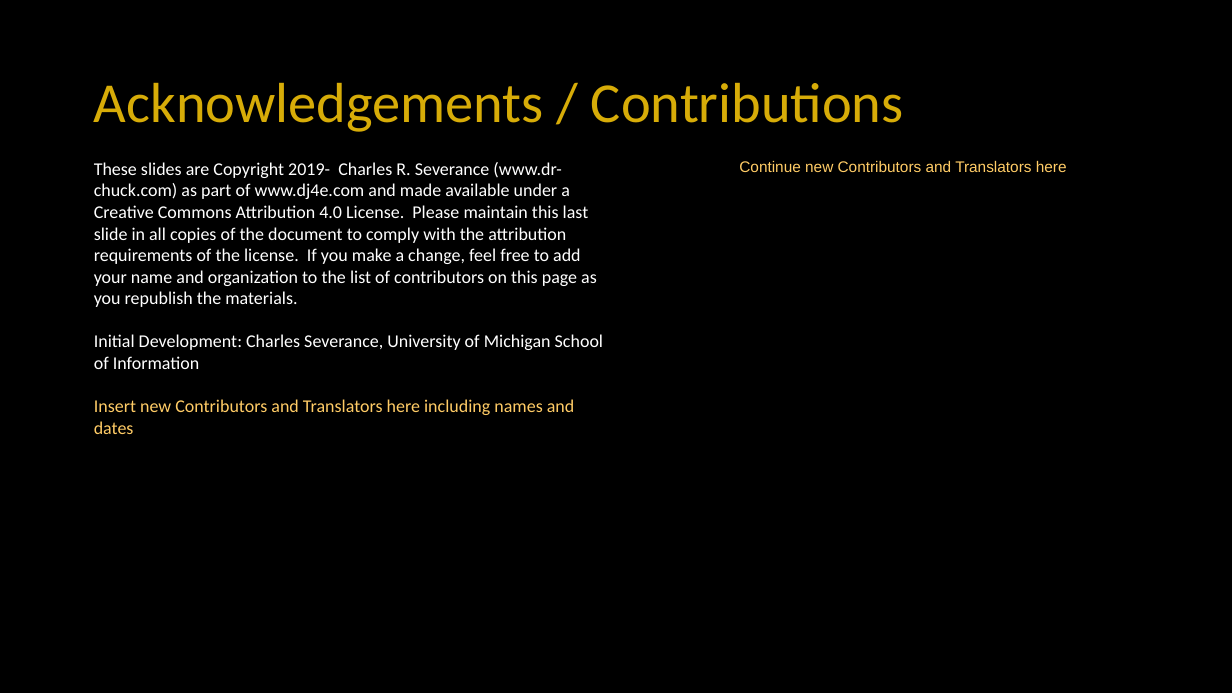
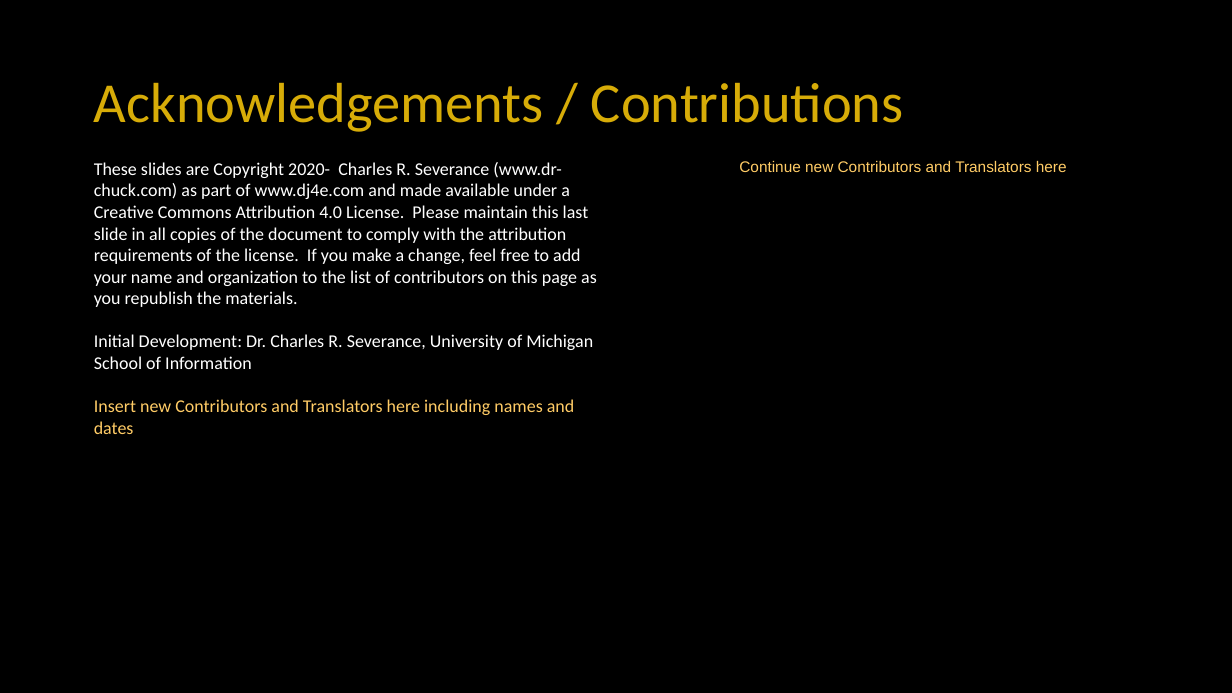
Before and after one commit to csev/dj4e, a slide deck: slide 22 of lectures/DJ-12-Owned-Rows.pptx (slide 21 before the commit). Drawn at 1232x693 pixels with LibreOffice and Linux fonts; fonts in the diff are those of the drawing. Boxes give left, top, right and bottom in pixels: in the first picture for what was removed or moved away, otherwise in the second. Text is boxed around its words. In the diff, an @@ line names an element or a change of style, - is before the commit and + after.

```diff
--- a/lectures/DJ-12-Owned-Rows.pptx
+++ b/lectures/DJ-12-Owned-Rows.pptx
@@ text at (94, 162, 597, 369): text changed @@
-These slides are Copyright 2019- Charles R. Severance (www.dr-chuck.com) as part of www.dj4e.com and made available under a Creative Commons Attribution 4.0 License. Please maintain this last slide in all copies of the document to comply with the attribution requirements of the license. If you make a change, feel free to add your name and organization to the list of contributors on this page as you republish the materials.
-Initial Development: Charles Severance, University of Michigan School of Information
+These slides are Copyright 2020- Charles R. Severance (www.dr-chuck.com) as part of www.dj4e.com and made available under a Creative Commons Attribution 4.0 License. Please maintain this last slide in all copies of the document to comply with the attribution requirements of the license. If you make a change, feel free to add your name and organization to the list of contributors on this page as you republish the materials.
+Initial Development: Dr. Charles R. Severance, University of Michigan School of Information
```
Also in this commit, not shown: 3 other slides changed, 2 slides added, 1 slide removed, 1 other file.
